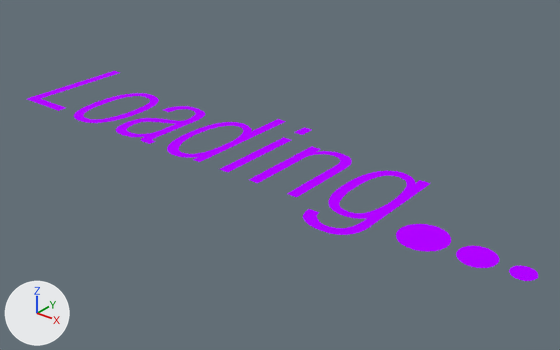
The glTF model public/glb/loading.glb, before and after one commit.
The view is the same before and after, from a 50 mm camera at (4.51, -2.79, 1.83) aimed at (2.0, 0.34, -0.11). Lighting does not change. The marker at lower left points along +X, +Y and +Z. Where no turn or scale is listed for an object, it has been applied to the vertices.

Names of what the first picture shows: 'Text', 'Text.001', 'Text.002', 'Text.003'.
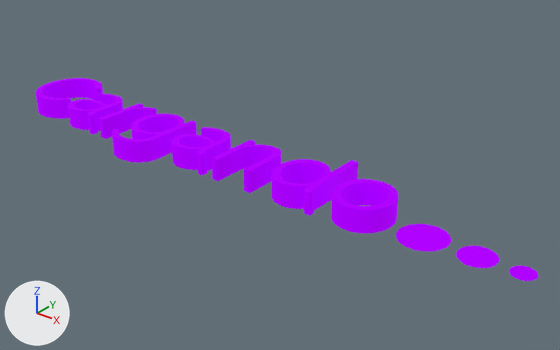
Changed parts and their boxes (x1, y1, x2, y2) in the pictures (560 x 350 px):
'Text.004', added (purple)
    after: (36, 78, 398, 233)
'Text', deleted (purple)
    before: (27, 71, 431, 235)

Patch to the scene script:
```diff
--- a/public/glb/loading.glb.py
+++ b/public/glb/loading.glb.py
@@ me_text @@
+me_text.from_pydata(...)  # 5384 vertices, 10756 faces; spans x -1.38..1.38, y -0.29..0.29, z -0.06..0.06
+me_text.materials.append(mat_blue)  # purple #9400d4
@@ ob_text @@
-ob_text = bpy.data.objects.new('Text', me_mesh_003)
-ob_text.location = (0.0, 0.0, 0.0)
@@ ob_text_004 @@
+ob_text_004 = bpy.data.objects.new('Text.004', me_text)
+ob_text_004.location = (1.498, 0.113, 0.017)
```
